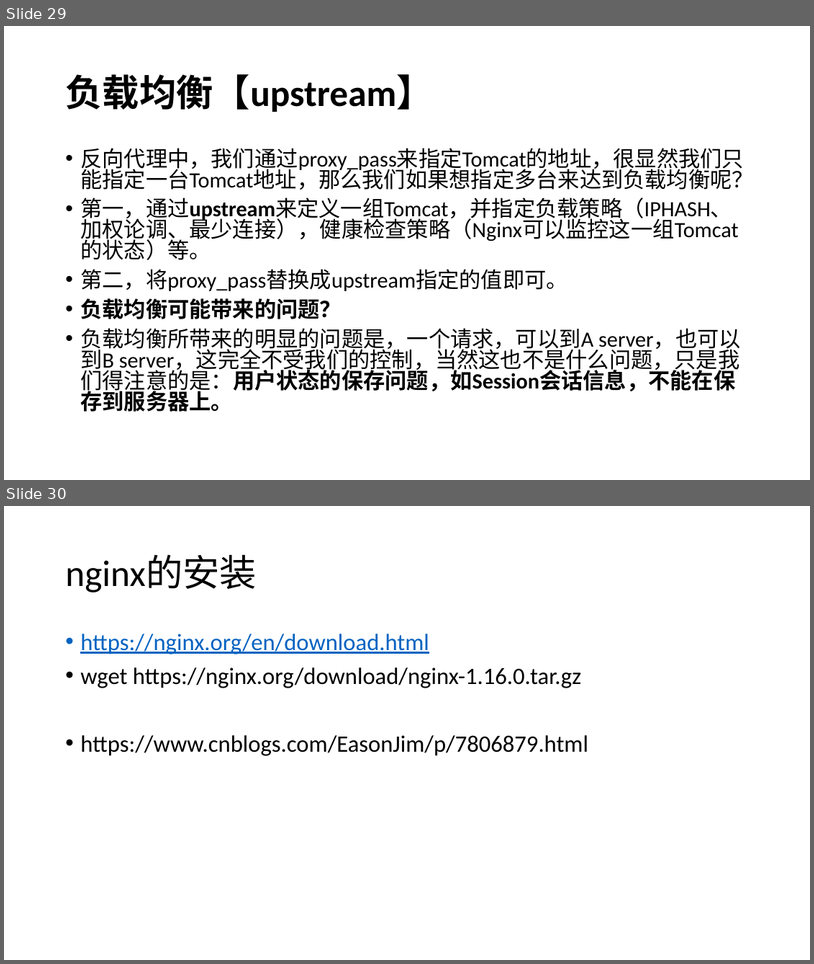
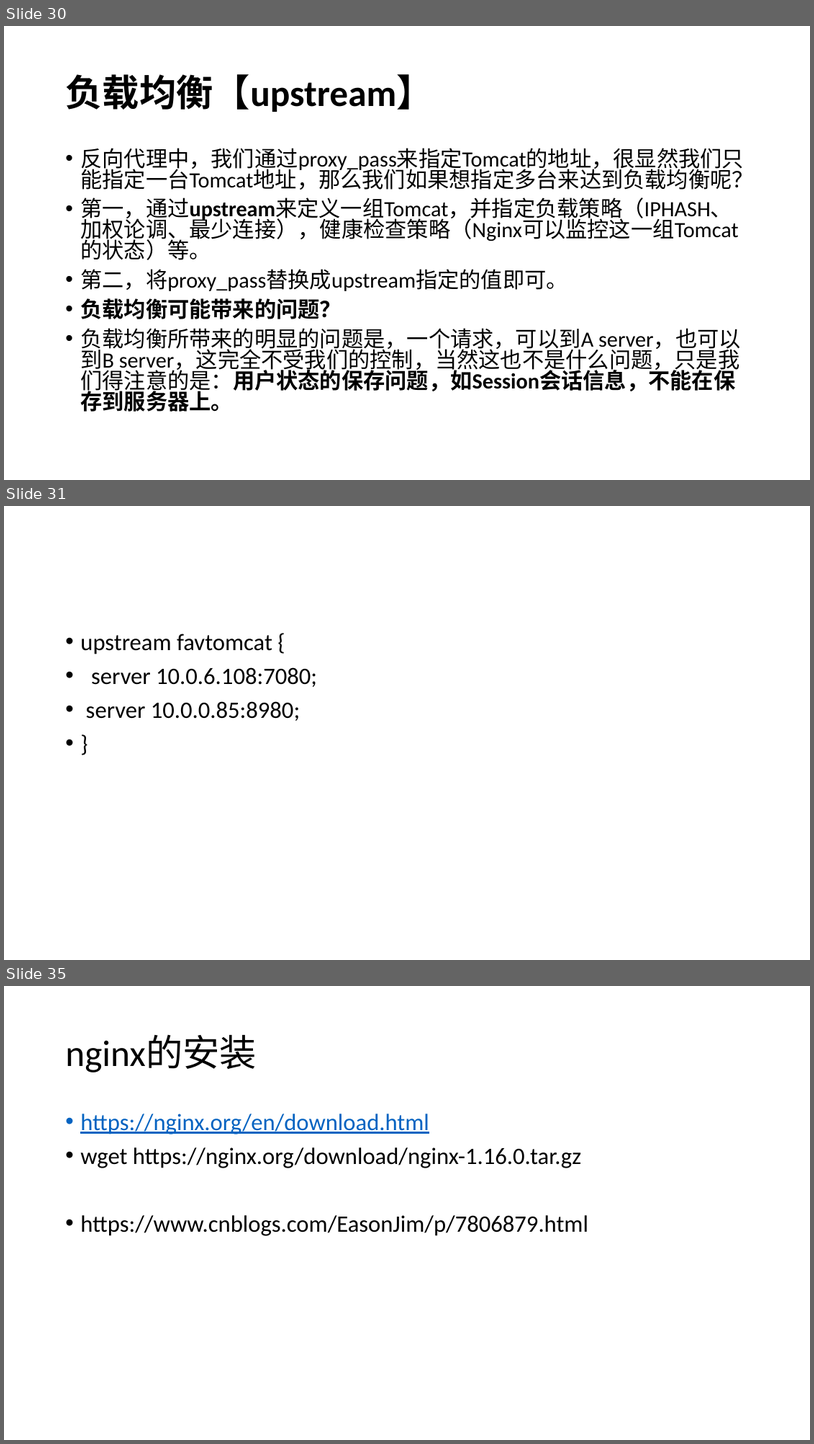
Before and after one commit to airuitian/MicroService, a slide deck: spring-cloud/Nginx.pptx. Shown one above the other, each under a label of ours: slides 29 and 30 before the commit, slides 30, 31 and 35 after it; the slides between them are not shown. The pictures are 814x964 and 814x1444 pixels, drawn with LibreOffice and Linux fonts; fonts in the diff are those of the drawing. Boxes give left, top, right and bottom in pixels: in the first picture for what was removed or moved away, otherwise in the second. Text is boxed around its words. In the diff, an @@ line names an element or a change of style, - is before the commit and + after.

```diff
--- a/spring-cloud/Nginx.pptx
+++ b/spring-cloud/Nginx.pptx
@@ slide 31 added at bbox=[4, 506, 810, 960], background #FFFFFF @@
@@ text added at bbox=[80, 633, 317, 721], 28 pt, text #000000 @@
+• upstream favtomcat {
+• server 10.0.6.108:7080;
+• server 10.0.0.85:8980;
+• }
@@ what was slide 29 is now slide 30 @@
@@ what was slide 30 is now slide 35 @@
```
Also in this commit, not shown: 1 slide changed, 8 other slides added, 19 other files.
